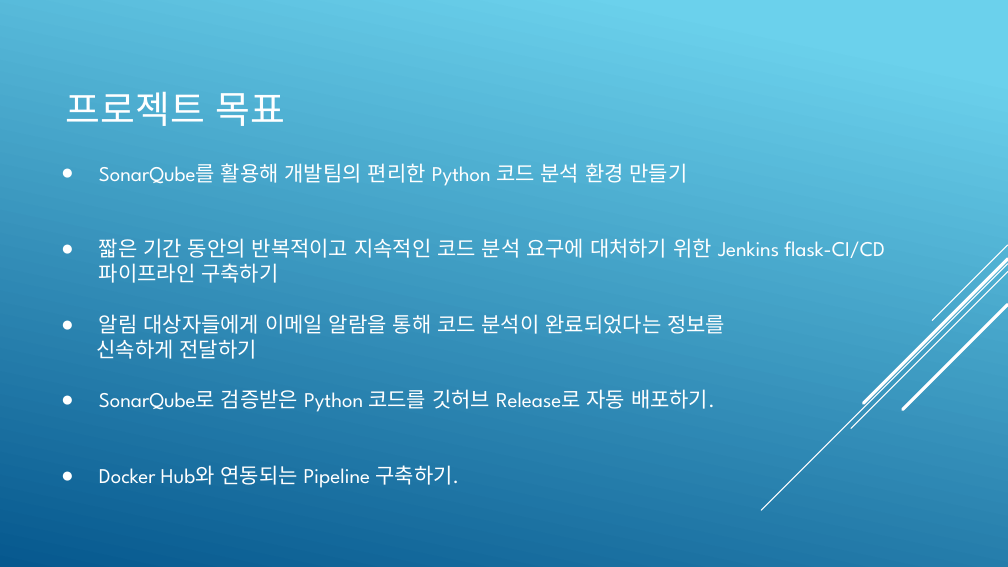
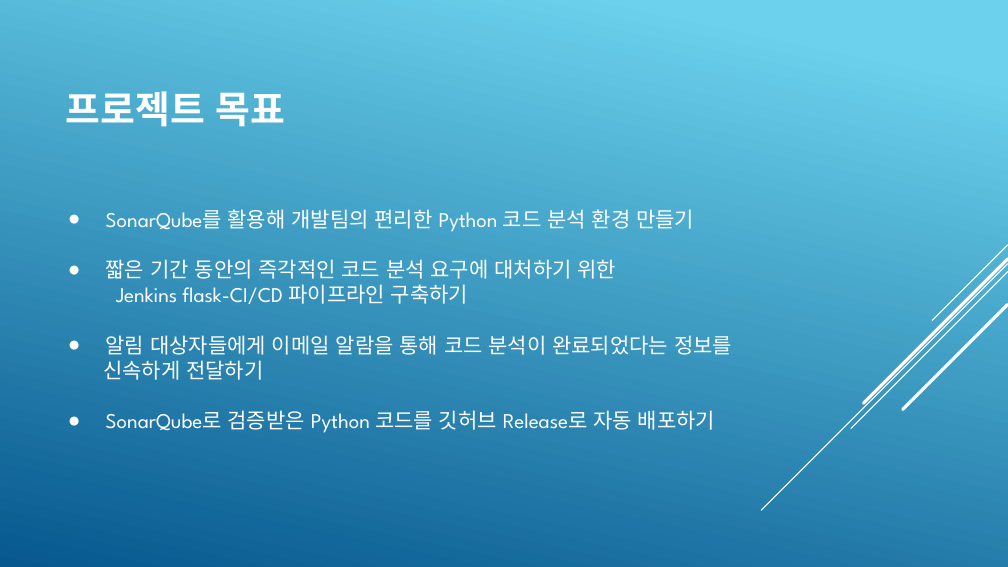
Before and after one commit to KimJeongHoon190/First_Project, a slide deck: slide 4 of 제출자료/최종 발표 프레젠테이션(김정훈).pptx. Drawn at 1008x567 pixels with LibreOffice and Linux fonts; fonts in the diff are those of the drawing. Boxes give left, top, right and bottom in pixels: in the first picture for what was removed or moved away, otherwise in the second. Text is boxed around its words. In the diff, an @@ line names an element or a change of style, - is before the commit and + after.

```diff
--- a/제출자료/최종 발표 프레젠테이션(김정훈).pptx
+++ b/제출자료/최종 발표 프레젠테이션(김정훈).pptx
@@ title "프로젝트 목표" at bbox=[66, 91, 286, 127]: bold on @@
@@ text "SonarQube를 활용해 개발팀의 편리한 Python ...": place and size @@
-text "SonarQube를 활용해 개발팀의 편리한 Python ..." at bbox=[96, 163, 884, 412]
+text "SonarQube를 활용해 개발팀의 편리한 Python ..." at bbox=[103, 209, 732, 433]
@@ text at bbox=[106, 259, 617, 304]: text changed @@
-● 짧은 기간 동안의 반복적이고 지속적인 코드 분석 요구에 대처하기 위한 Jenkins flask-CI/CD 파이프라인 구축하기
+● 짧은 기간 동안의 즉각적인 코드 분석 요구에 대처하기 위한
+Jenkins flask-CI/CD 파이프라인 구축하기
@@ text at bbox=[106, 410, 715, 433]: text changed @@
-● SonarQube로 검증받은 Python 코드를 깃허브 Release로 자동 배포하기.
-● Docker Hub와 연동되는 Pipeline 구축하기.
+● SonarQube로 검증받은 Python 코드를 깃허브 Release로 자동 배포하기
```
Also in this commit, not shown: 14 other slides changed, 1 slide added, 1 slide removed.
